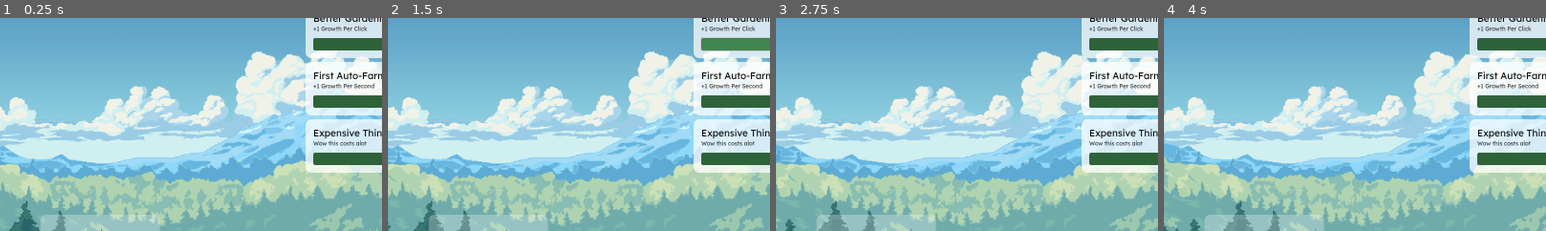
Above: before the commit, frames 1-4 (left to right).
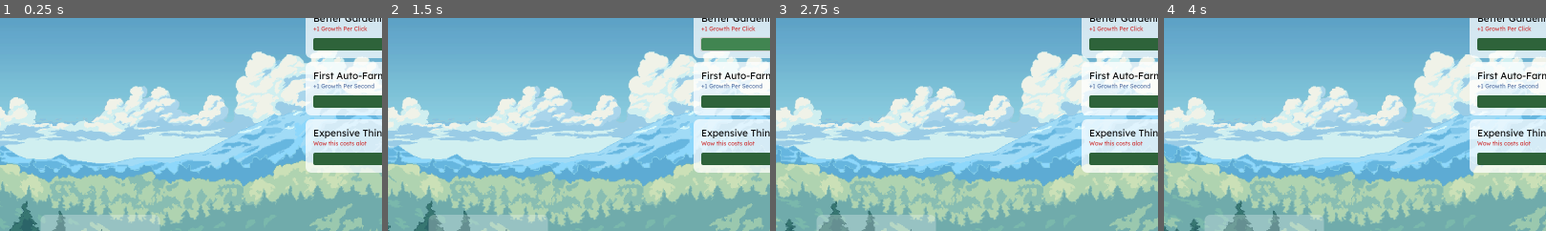
Above: after the commit, the same moments.

Repository: CallumB04/tree-clicker
Game: Godot game, scene res://Scenes/Game.tscn
Same seed, same stepped clock (60 frames per second), same inputs: the game is played once before the commit and once after it.
Inputs (mouse positions are % of the whole screen's width and height, from its top left):
- Up to frame 1 (0.25 s): no input
- Up to frame 2 (1.5 s): click (50, 93) at 0.5 s; click "Buy" at 1.25 s
- Up to frame 3 (2.75 s): click (50, 93) at 2 s
- Up to frame 4 (4 s): click "Buy" at 2.75 s; click (50, 93) at 3.5 s
The pictures show only the part of the screen within x 37-87%, y 4-54%; the shares and areas given below are measured in that part.

The runs differ from the first frame. In frame 1, 0.6% of the frame differs, in the area x 82-98%, y 3-61%; in frame 2, 0.6%; in frame 3, 0.6%; in frame 4, 0.6%.

Commit message:
feat: add color to upgrade description depending on type

Diff:
--- a/Scenes/upgrade.tscn
+++ b/Scenes/upgrade.tscn
@@ -87,7 +87,7 @@
 layout_mode = 2
 size_flags_horizontal = 2
 size_flags_vertical = 0
-theme_override_colors/font_color = Color(0.2, 0.2, 0.2, 1)
+theme_override_colors/font_color = Color(0.350504, 0.459134, 0.653013, 1)
 theme_override_font_sizes/font_size = 12
 text = "Upgrade Description"
 
--- a/Scripts/upgrade.gd
+++ b/Scripts/upgrade.gd
@@ -25,5 +25,9 @@
 	$MarginContainer/VBoxContainer2/VBoxContainer/UpgradeDesc.text = upgrade_description;
 	$MarginContainer/VBoxContainer2/VBoxContainer/HBoxContainer/HBoxContainer/UpgradeCost.text = str(upgrade_cost);
 
+	## changed description font color if click upgrade
+	if type == upgrade_type.CLICK_UPGRADE:
+		$MarginContainer/VBoxContainer2/VBoxContainer/UpgradeDesc.add_theme_color_override("font_color", "#ce3333")
+
 func _on_buy_pressed():
 	upgrade_requested.emit(self);
